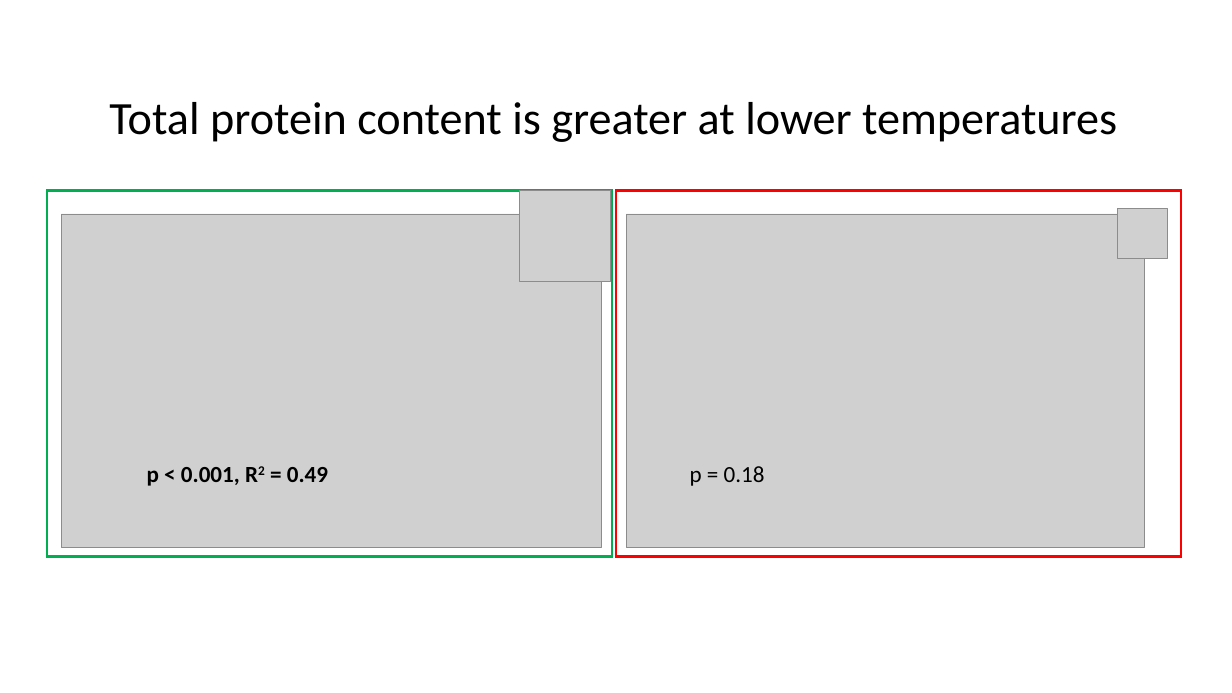
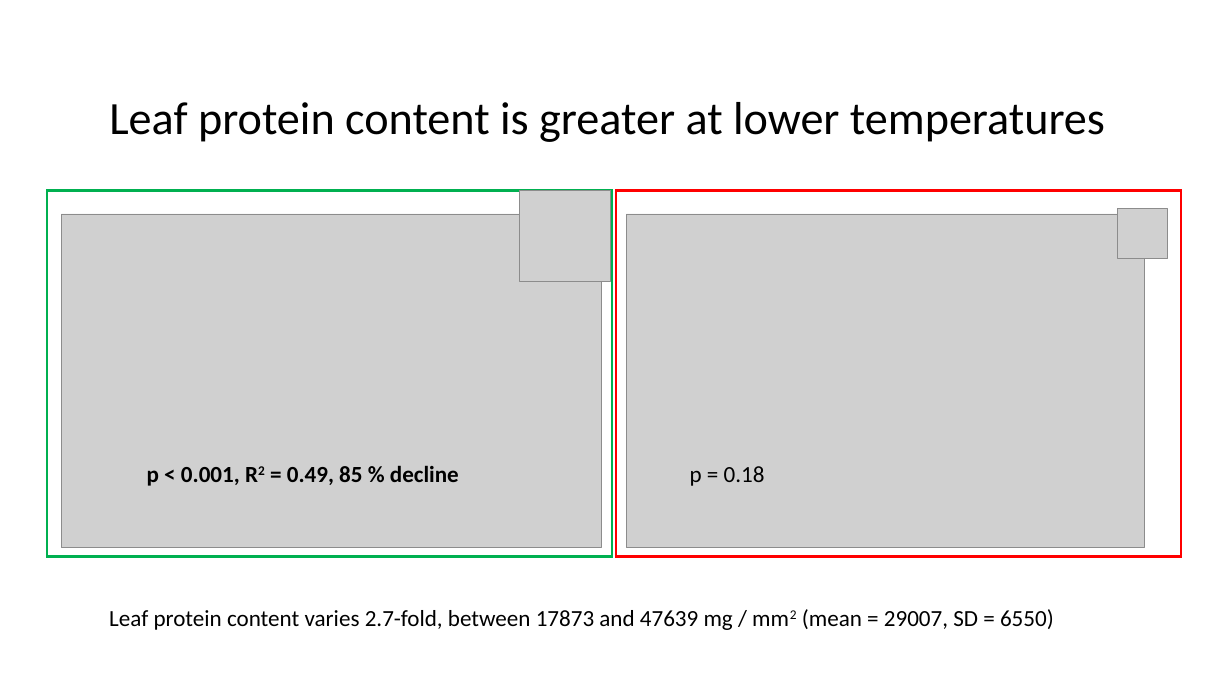
Before and after one commit to jamesrlawson/leaf_proteomics, a slide deck: slide 4 of docs/talks/ANU talk/ANU talk results.pptx (slide 5 before the commit). Drawn at 1232x693 pixels with LibreOffice and Linux fonts; fonts in the diff are those of the drawing; grey boxes stand for pictures. Boxes give left, top, right and bottom in pixels: in the first picture for what was removed or moved away, otherwise in the second. Text is boxed around its words. In the diff, an @@ line names an element or a change of style, - is before the commit and + after.

```diff
--- a/docs/talks/ANU talk/ANU talk results.pptx
+++ b/docs/talks/ANU talk/ANU talk results.pptx
@@ text at <box>109,102,1105,142</box>: text changed @@
-Total protein content is greater at lower temperatures
+Leaf protein content is greater at lower temperatures
@@ text at <box>147,465,459,486</box>: text changed @@
-p < 0.001, R2 = 0.49
+p < 0.001, R2 = 0.49, 85 % decline
@@ text added at <box>109,609,1054,630</box>, 18 pt, text #000000 @@
+Leaf protein content varies 2.7-fold, between 17873 and 47639 mg / mm2 (mean = 29007, SD = 6550)
```
Also in this commit, not shown: 7 other slides changed, 3 slides added, 3 slides removed, 9 other files.
